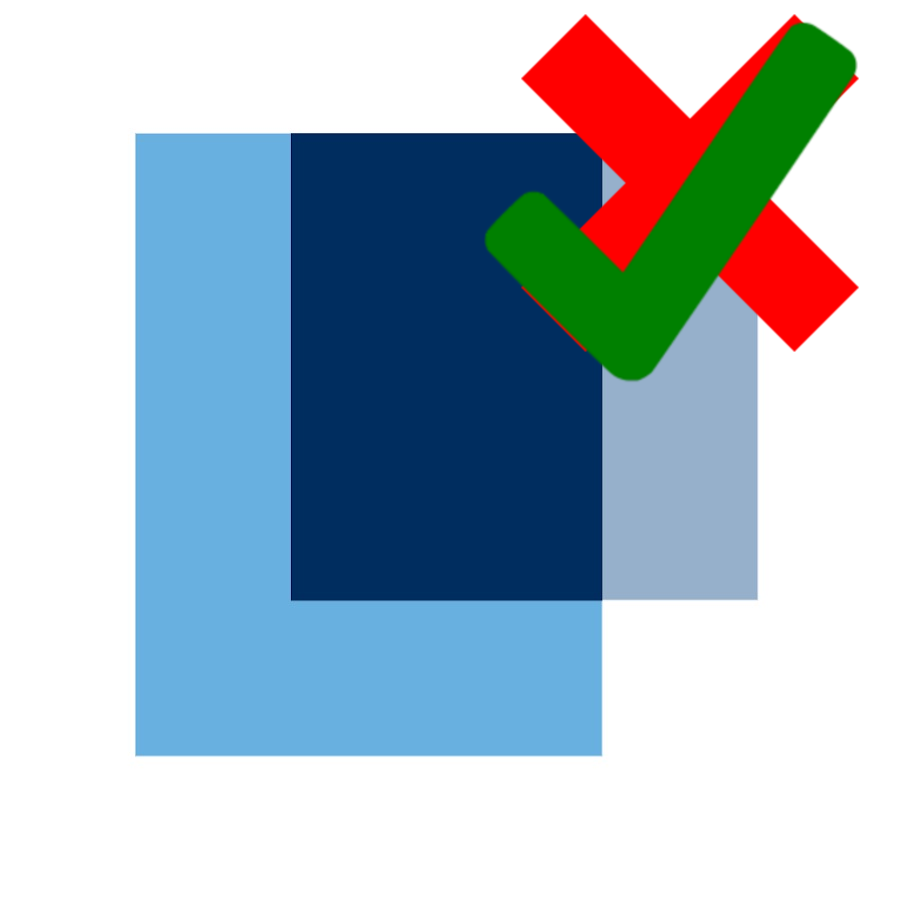
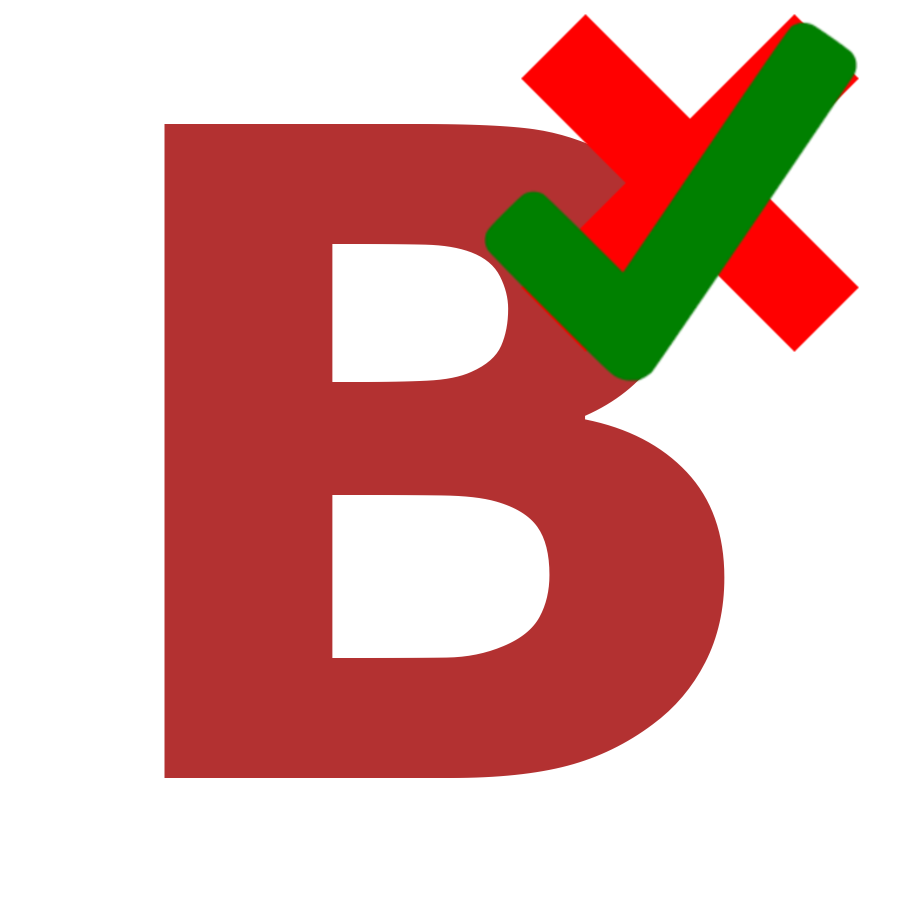
Before/after of a 900×900 layered artwork. What changed in the layer stack:
added layer "B" above "Calque" over <box>164,124,725,778</box>
added layer "Calque" above "Calque copié" over <box>128,124,764,778</box>
hid "Calque copié" over <box>128,124,764,778</box>
